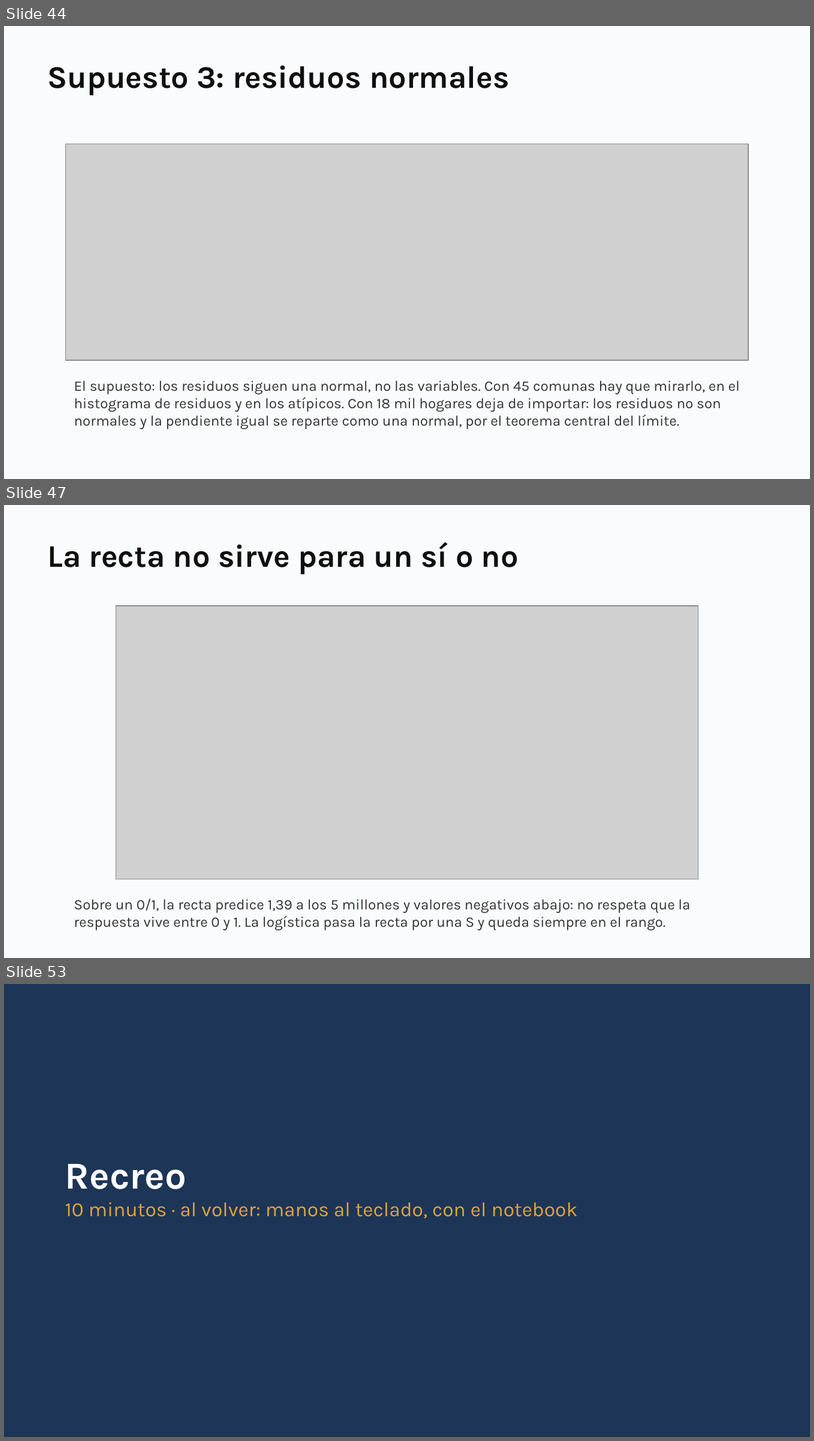
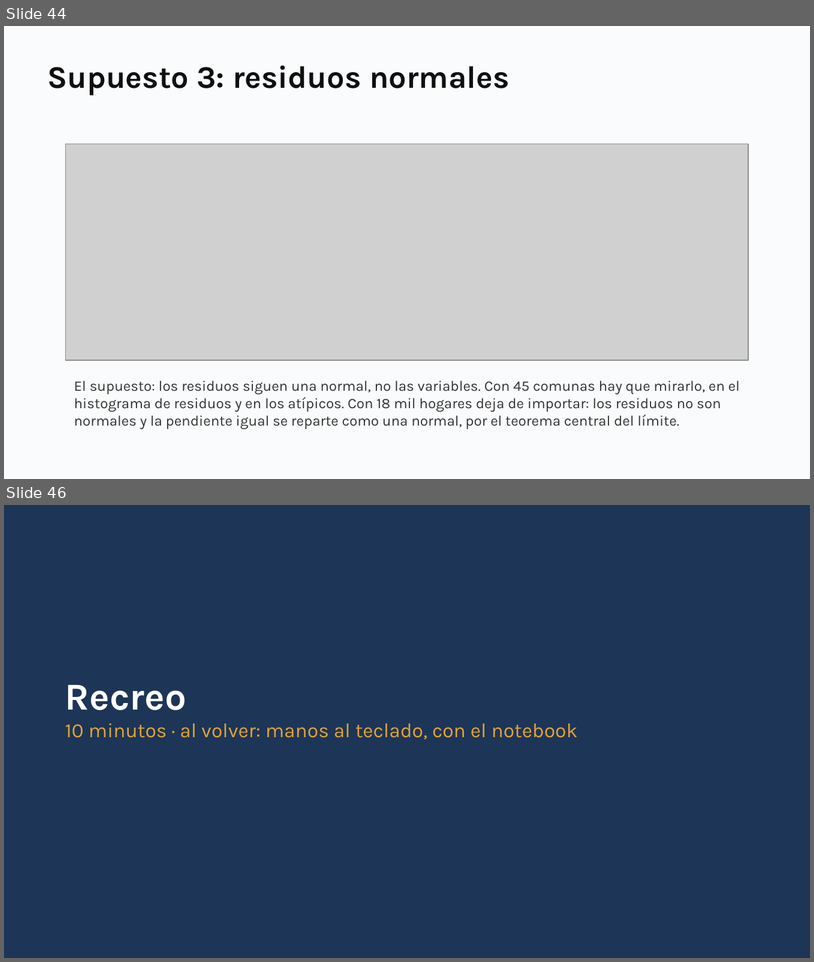
Before and after one commit to daniopitz/diplomado-cdd, a slide deck: presentaciones/clase05_probabilidad_inferencia.pptx. Shown one above the other, each under a label of ours: slides 44, 47 and 53 before the commit, slides 44 and 46 after it; the slides between them are not shown. The pictures are 814x1441 and 814x962 pixels, drawn with LibreOffice and Linux fonts; fonts in the diff are those of the drawing; grey boxes stand for pictures. Boxes give left, top, right and bottom in pixels: in the first picture for what was removed or moved away, otherwise in the second. Text is boxed around its words. In the diff, an @@ line names an element or a change of style, - is before the commit and + after.

```diff
--- a/presentaciones/clase05_probabilidad_inferencia.pptx
+++ b/presentaciones/clase05_probabilidad_inferencia.pptx
@@ slide 47 removed at [4,505,810,958], background #FFFFFF @@
@@ rectangle removed at [4,505,810,958] @@
@@ text removed at [47,542,519,574] @@
-La recta no sirve para un sí o no
@@ picture removed at [116,606,699,879] @@
@@ text removed at [74,899,690,930] @@
-Sobre un 0/1, la recta predice 1,39 a los 5 millones y valores negativos abajo: no respeta que la respuesta vive entre 0 y 1. La logística pasa la recta por una S y queda siempre en el rango.
@@ what was slide 53 is now slide 46 @@
```
Also in this commit, not shown: 3 slides changed, 6 other slides removed, 8 other files.
